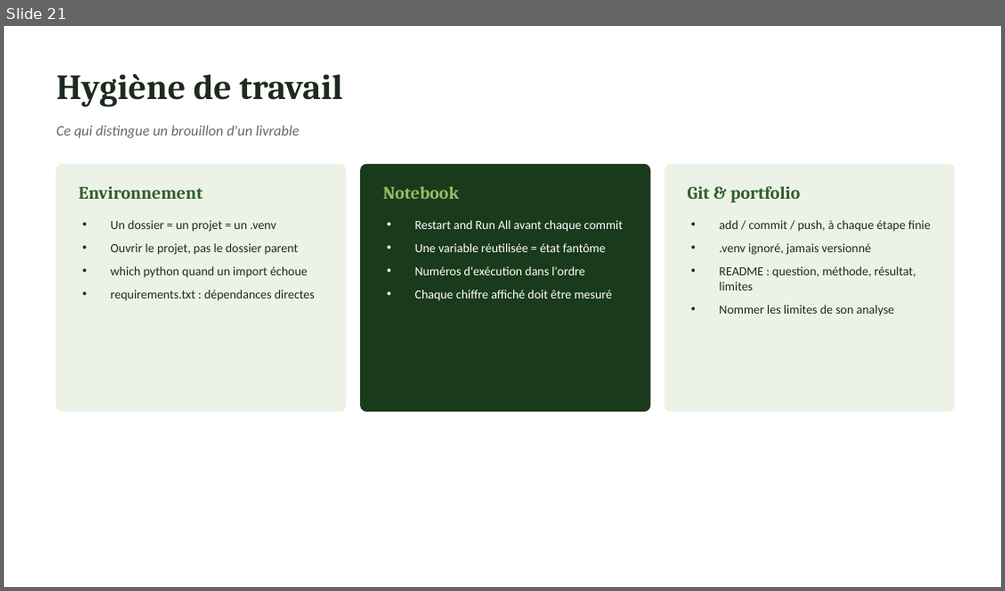
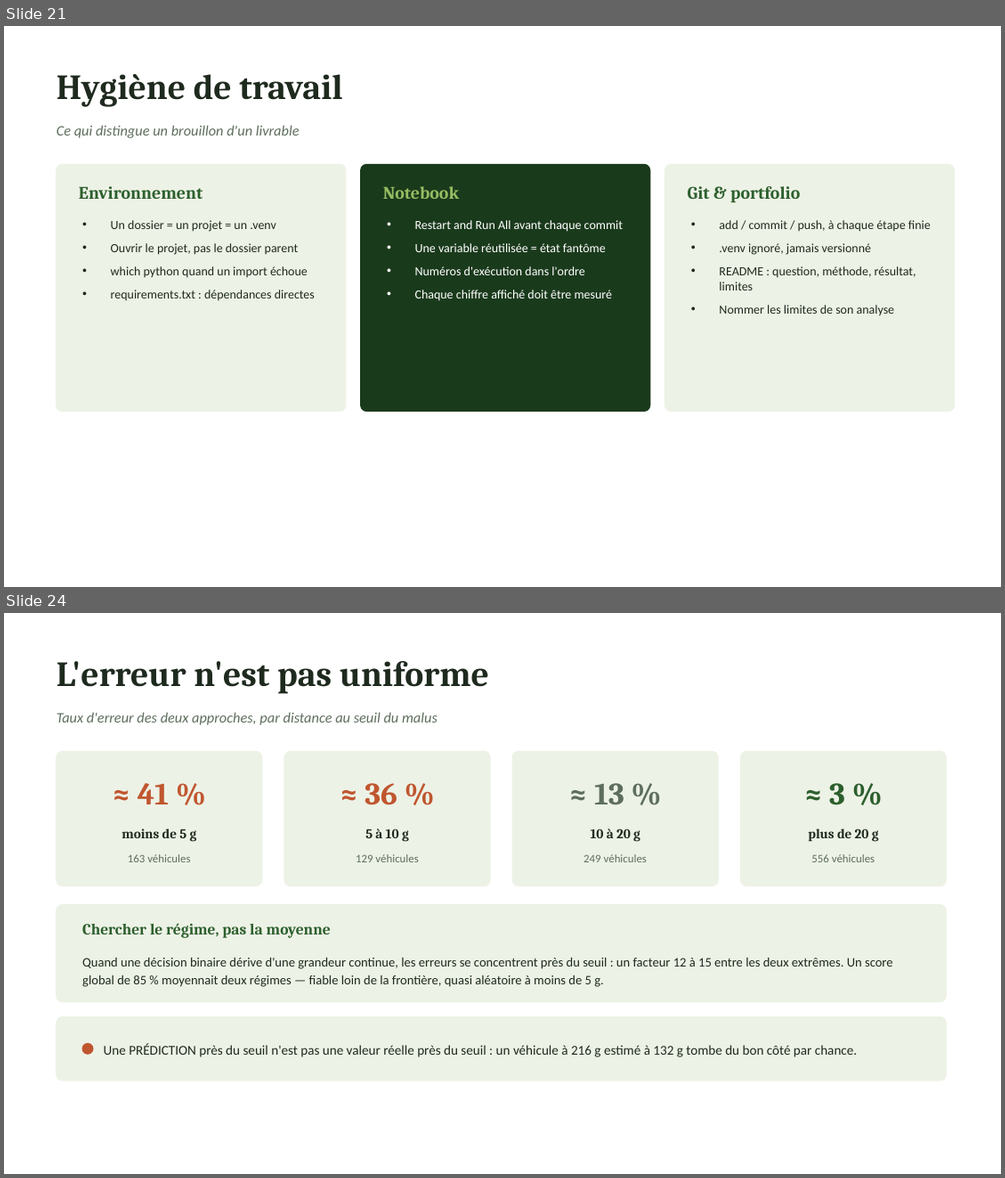
Before and after one commit to aissatougueye06/ml-notes, a slide deck: memo-machine-learning.pptx. Shown one above the other, each under a label of ours: slide 21 before the commit, slides 21 and 24 after it; the slides between them are not shown. The pictures are 1005x591 and 1005x1178 pixels, drawn with LibreOffice and Linux fonts; fonts in the diff are those of the drawing. Boxes give left, top, right and bottom in pixels: in the first picture for what was removed or moved away, otherwise in the second. Text is boxed around its words. In the diff, an @@ line names an element or a change of style, - is before the commit and + after.

Commit message:
Ajoute trois slides sur la classification
Classer contre predire puis seuiller, precision/recall/F1, et l'erreur par distance au seuil. La slide de cloture annoncait la classification comme prochaine etape, sa derniere ligne est reecrite. PDF regenere depuis le pptx.

```diff
--- a/memo-machine-learning.pptx
+++ b/memo-machine-learning.pptx
@@ slide 24 added at <box>4,613,1001,1174</box>, background #FFFFFF @@
@@ text added at <box>57,661,489,694</box>, 34 pt, text #1F2A1F, bold @@
+L'erreur n'est pas uniforme
@@ text added at <box>57,712,437,725</box>, 14 pt, text #5E6E5E, italic @@
+Taux d'erreur des deux approches, par distance au seuil du malus
@@ rounded rectangle added at <box>57,751,262,886</box>, fill #EDF2E6, outline #EDF2E6 1 pt @@
@@ rounded rectangle added at <box>284,751,490,886</box>, fill #EDF2E6, outline #EDF2E6 1 pt @@
@@ rounded rectangle added at <box>512,751,718,886</box>, fill #EDF2E6, outline #EDF2E6 1 pt @@
@@ rounded rectangle added at <box>741,751,947,886</box>, fill #EDF2E6, outline #EDF2E6 1 pt @@
@@ text added at <box>138,783,169,804</box>, 30 pt, text #C0562F, bold @@
+≈ 41 %
@@ text added at <box>364,783,397,805</box>, 30 pt, text #C0562F, bold @@
+≈ 36 %
@@ text added at <box>594,783,624,804</box>, 30 pt, text #5E6E5E, bold @@
+≈ 13 %
@@ text added at <box>829,783,845,805</box>, 30 pt, text #2C5F2D, bold @@
+≈ 3 %
@@ text added at <box>121,828,197,842</box>, 13 pt, text #1F2A1F, bold @@
+moins de 5 g
@@ text added at <box>365,828,409,842</box>, 13 pt, text #1F2A1F, bold @@
+5 à 10 g
@@ text added at <box>591,828,640,842</box>, 13 pt, text #1F2A1F, bold @@
+10 à 20 g
@@ text added at <box>808,828,879,842</box>, 13 pt, text #1F2A1F, bold @@
+plus de 20 g
@@ text added at <box>128,854,190,862</box>, 11 pt, text #5E6E5E @@
+163 véhicules
@@ text added at <box>356,854,418,862</box>, 11 pt, text #5E6E5E @@
+129 véhicules
@@ text added at <box>583,854,647,862</box>, 11 pt, text #5E6E5E @@
+249 véhicules
@@ text added at <box>811,854,874,862</box>, 11 pt, text #5E6E5E @@
+556 véhicules
@@ rounded rectangle added at <box>57,905,947,1002</box>, fill #EDF2E6, outline #EDF2E6 1 pt @@
@@ text added at <box>82,923,331,938</box>, 15 pt, text #2C5F2D, bold @@
+Chercher le régime, pas la moyenne
@@ text added at <box>82,957,893,987</box>, 12.5 pt, text #1F2A1F @@
+Quand une décision binaire dérive d'une grandeur continue, les erreurs se concentrent près du seuil : un facteur 12 à 15 entre les deux extrêmes. Un score global de 85 % moyennait deux régimes — fiable loin de la frontière, quasi aléatoire à moins de 5 g.
@@ rounded rectangle added at <box>57,1017,947,1080</box>, fill #EDF2E6, outline #EDF2E6 1 pt @@
@@ ellipse added at <box>82,1043,93,1054</box>, fill #C0562F, outline #C0562F 1 pt @@
@@ text added at <box>104,1043,857,1057</box>, 13 pt, text #1F2A1F @@
+Une PRÉDICTION près du seuil n'est pas une valeur réelle près du seuil : un véhicule à 216 g estimé à 132 g tombe du bon côté par chance.
```
Also in this commit, not shown: 1 slide changed, 2 other slides added, 1 other file.
